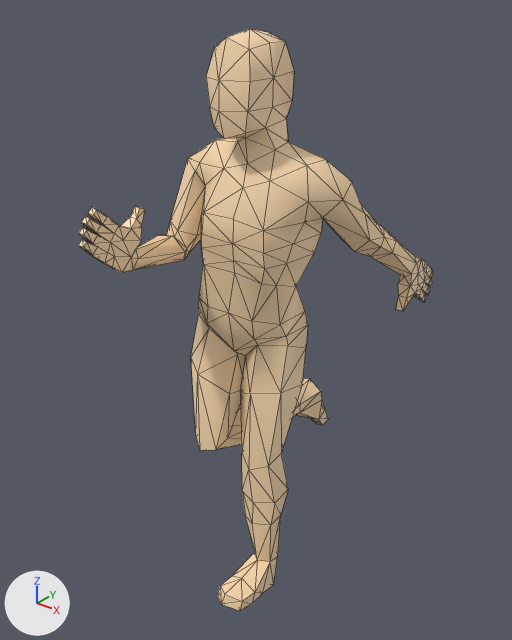
The OBJ model Game/Resources/Models/human4.obj: old version first, new version second.
Rendered twice from a 50 mm lens placed at (0.898, -1.087, 1.392), pointed at (-0.024, 0.065, 0.677). The axes (+X, +Y, +Z) are drawn at lower left. The lights are the same throughout. Mesh edges are drawn as thin lines. Where no turn or scale is listed for an object, it has been applied to the vertices.

The scene before the commit, as lines of its bpy script (objects in view):
```python
me_humanmale = bpy.data.meshes.new('HumanMale')
me_humanmale.from_pydata(...)  # 410 vertices, 816 faces; spans x -0.189..0.224, y -0.32..0.48, z -0.011..1.305
me_humanmale.materials.append(mat_maleskin)  # beige #ffdeb3
ob_humanmale = bpy.data.objects.new('HumanMale', me_humanmale)
ob_humanmale.location = (0.0, 0.0, 0.0)
```
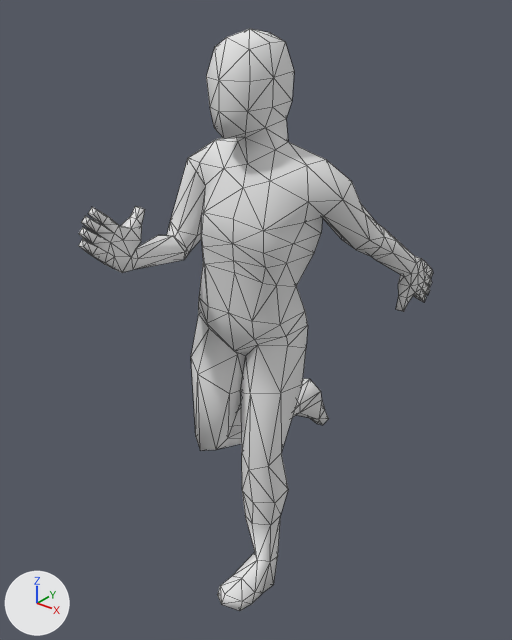
The newer file is also turned or shifted as a whole; pictures and numbers use the older file's frame.

Where the change shows, as pixel boxes [x1, y1, x2, y2] in the pictures (512 x 640 px):
'HumanMale', recoloured (beige to white): [79, 29, 433, 611] in both

The change, as a diff of the scene's bpy script:
```diff
--- a/Game/Resources/Models/human4.obj.py
+++ b/Game/Resources/Models/human4.obj.py
@@ mat_material @@
+mat_material = principled_material('Material')
+mat_material.base_color = (0.8, 0.8, 0.8)  # white #e7e7e7
+mat_material.roughness = 1.0
@@ me_humanmale @@
 me_humanmale.from_pydata(...)  # 410 vertices, 816 faces; spans x -0.189..0.224, y -0.32..0.48, z -0.011..1.305
-me_humanmale.materials.append(mat_maleskin)  # beige #ffdeb3
+me_humanmale.materials.append(mat_material)  # white #e7e7e7
```
